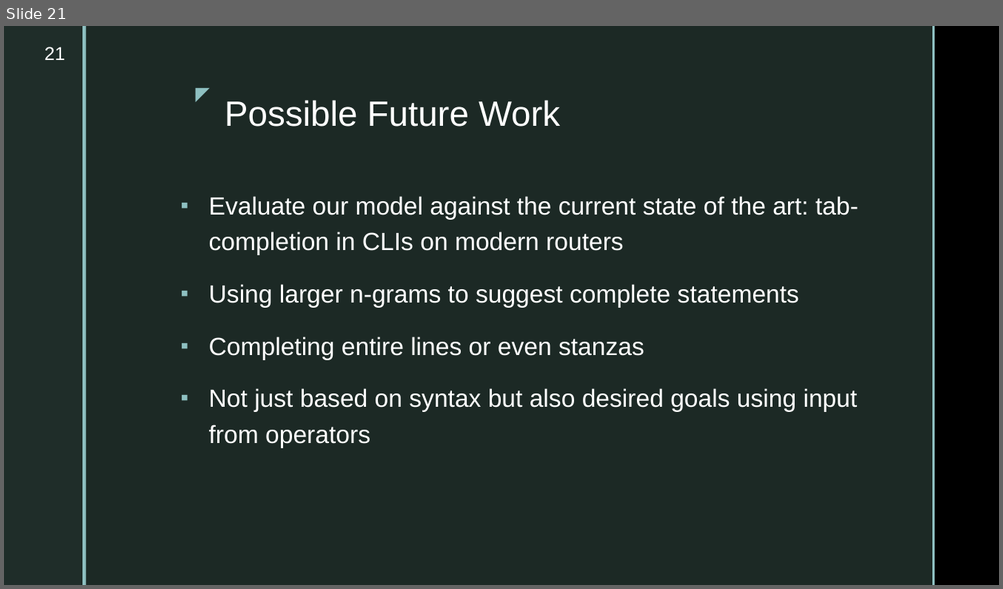
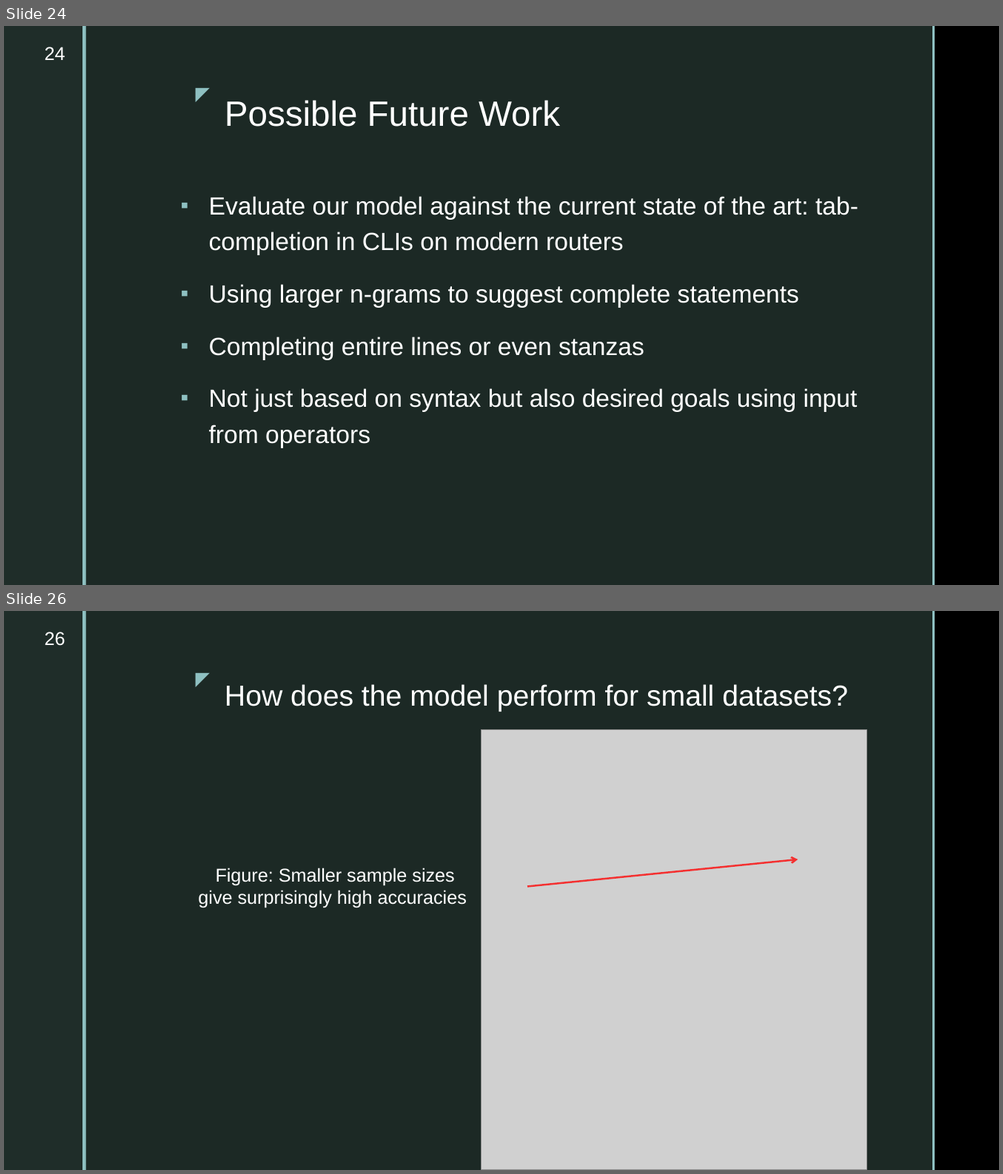
Before and after one commit to ahsanMah/config-completion, a slide deck: Final Presentation.pptx. Shown one above the other, each under a label of ours: slide 21 before the commit, slides 24 and 26 after it; the slides between them are not shown. The pictures are 1003x589 and 1003x1174 pixels, drawn with LibreOffice and Linux fonts; fonts in the diff are those of the drawing; grey boxes stand for pictures; background and template pictures are left out. Boxes give left, top, right and bottom in pixels: in the first picture for what was removed or moved away, otherwise in the second. Text is boxed around its words. In the diff, an @@ line names an element or a change of style, - is before the commit and + after.

Commit message:
Added final images

```diff
--- a/Final Presentation.pptx
+++ b/Final Presentation.pptx
@@ slide 26 added at bbox=[4, 611, 999, 1170], background picture (left out); not listed: 5 template elements that a slide beside it also shows @@
@@ page number added at bbox=[45, 632, 65, 646], 18 pt, text #FFFFFF @@
+26
@@ title added at bbox=[225, 684, 848, 712], 28 pt, text #FFFFFF @@
+How does the model perform for small datasets?
@@ picture added at bbox=[481, 729, 867, 1170] @@
@@ text added at bbox=[198, 868, 466, 908], 18 pt, text #FFFFFF @@
+Figure: Smaller sample sizes give surprisingly high accuracies
@@ arrow added from (527, 887) to (798, 860), #FF0000 1.75 pt @@
@@ what was slide 21 is now slide 24 @@
@@ page number at bbox=[45, 47, 65, 60]: text changed @@
-21
+24
```
Also in this commit, not shown: 7 slides changed, 5 other slides added, 3 slides removed.
